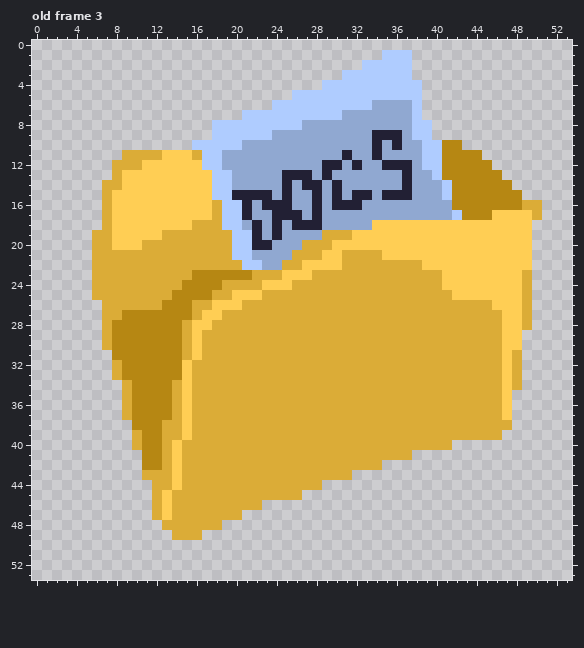
Pixel-art file, stored at assets/computer/desktop/file_button.aseprite. That is the earlier state.
54x54 pixels, 3 frames. Shown: old frame 3.
Once edited:
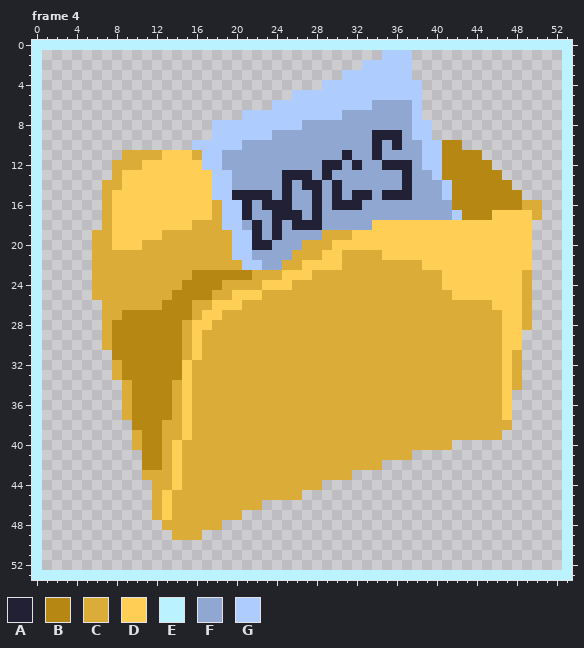
Palette (. is transparent): A #222034  B #b68713  C #dbac37  D #ffce54  E #baf3ff  F #90a8d1  G #afccff
A new or re-ordered frame is compared with the old frame closest to it.
Change:
frames 3 -> 4
Frame 4 is new; against old frame 3:
There is now colour E in row 0 at x 0 to 53; in rows 1 to 52 at x 0 and 53; in row 53 at x 0 to 53.
